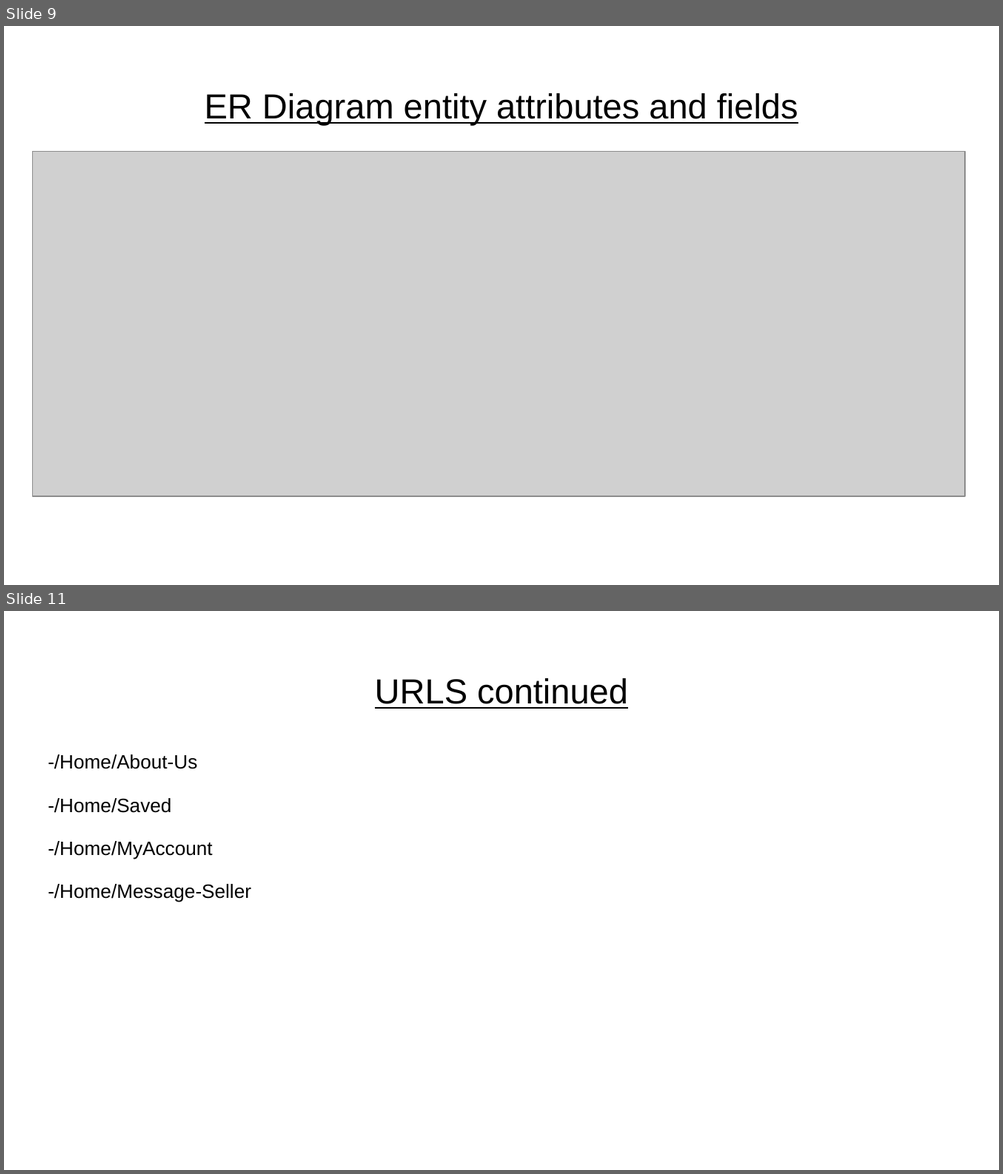
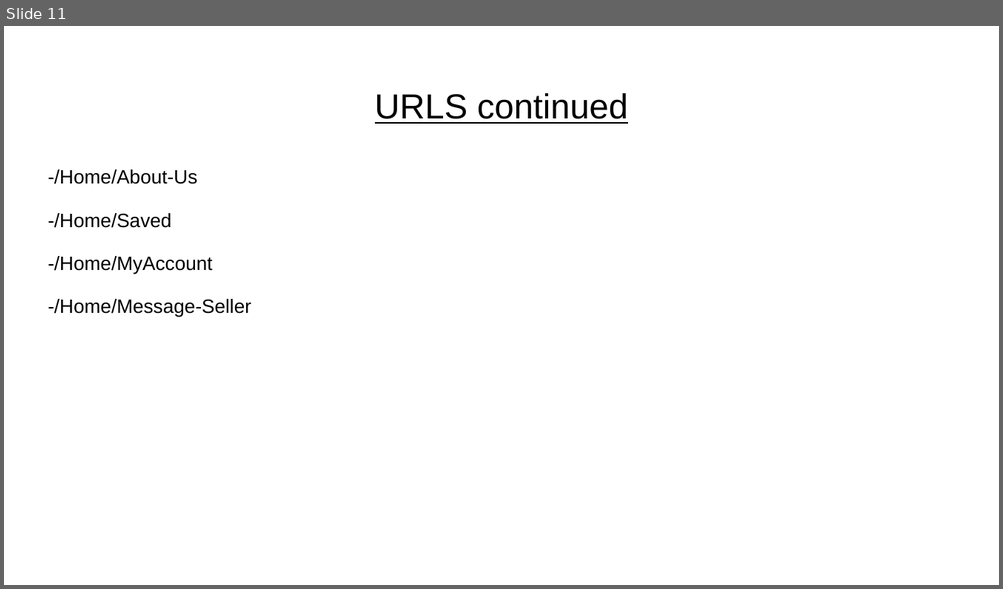
Before and after one commit to AndreiGhita2002/WAD_Car_Market, a slide deck: Design Specification.pptx. Shown one above the other, each under a label of ours: slides 9 and 11 before the commit, slide 11 after it; the slides between them are not shown. The pictures are 1003x1174 and 1003x589 pixels, drawn with LibreOffice and Linux fonts; fonts in the diff are those of the drawing; grey boxes stand for pictures. Boxes give left, top, right and bottom in pixels: in the first picture for what was removed or moved away, otherwise in the second. Text is boxed around its words. In the diff, an @@ line names an element or a change of style, - is before the commit and + after.

```diff
--- a/Design Specification.pptx
+++ b/Design Specification.pptx
@@ slide 9 removed at (4,26,999,585), background #FFFFFF @@
@@ title removed at (205,93,798,125) @@
-ER Diagram entity attributes and fields
@@ picture removed at (33,151,965,497) @@
```
Also in this commit, not shown: 5 slides changed, 3 slides added, 2 other slides removed.
